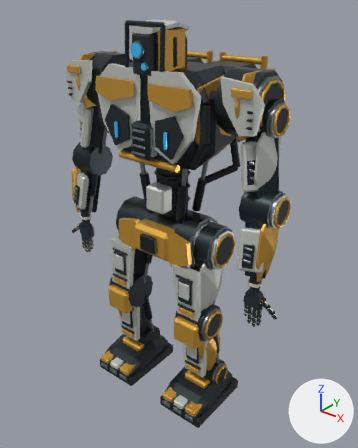
The glTF model assets/c08-worker/aurel/derived/meshopt/c08_aurel_d0_lod1.meshopt.glb: old version first, new version second.
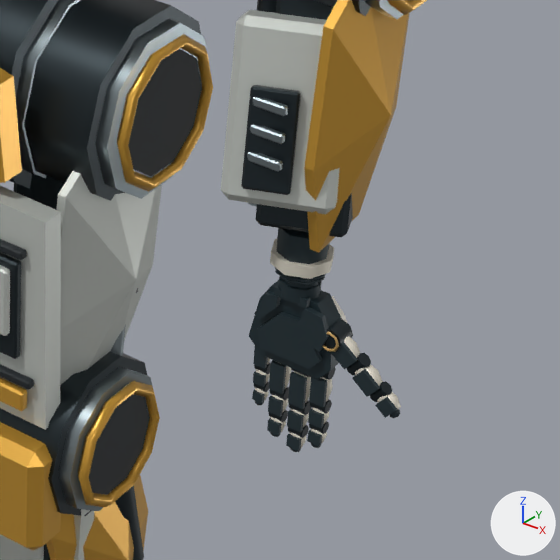
The first picture shows the older version from a 50 mm camera at (1.71, -2.07, 2.45) aimed at (0.01, 0.05, 1.13). The close-ups show the older and then the newer version on the part from 52% to 88% of the width and 50% to 78% of the height of that picture. Only the edits that show in the close-ups are written down. Every picture has the same lights, and +X, +Y and +Z are marked at lower right.

The first close-up shows 'AUREL_L_GEOMETRY', 'C08_SKIN'.
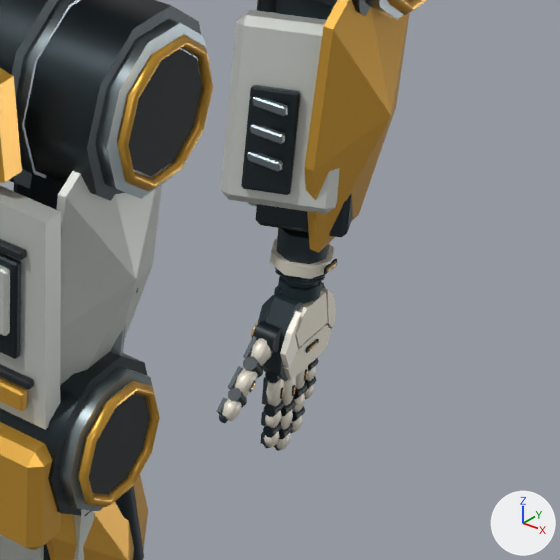
What differs and where, as boxes [x1, y1, x2, y2] in the close-ups (560 x 560 px):
'AUREL_L_GEOMETRY', turned: before [249, 228, 401, 452]; after [217, 228, 337, 451]

The change in detail:
Object 'AUREL_L_GEOMETRY' (ob_aurel_l_geometry) turns from (0, -180, 0) to (-180, 0, 90) degrees about x, y and z.
